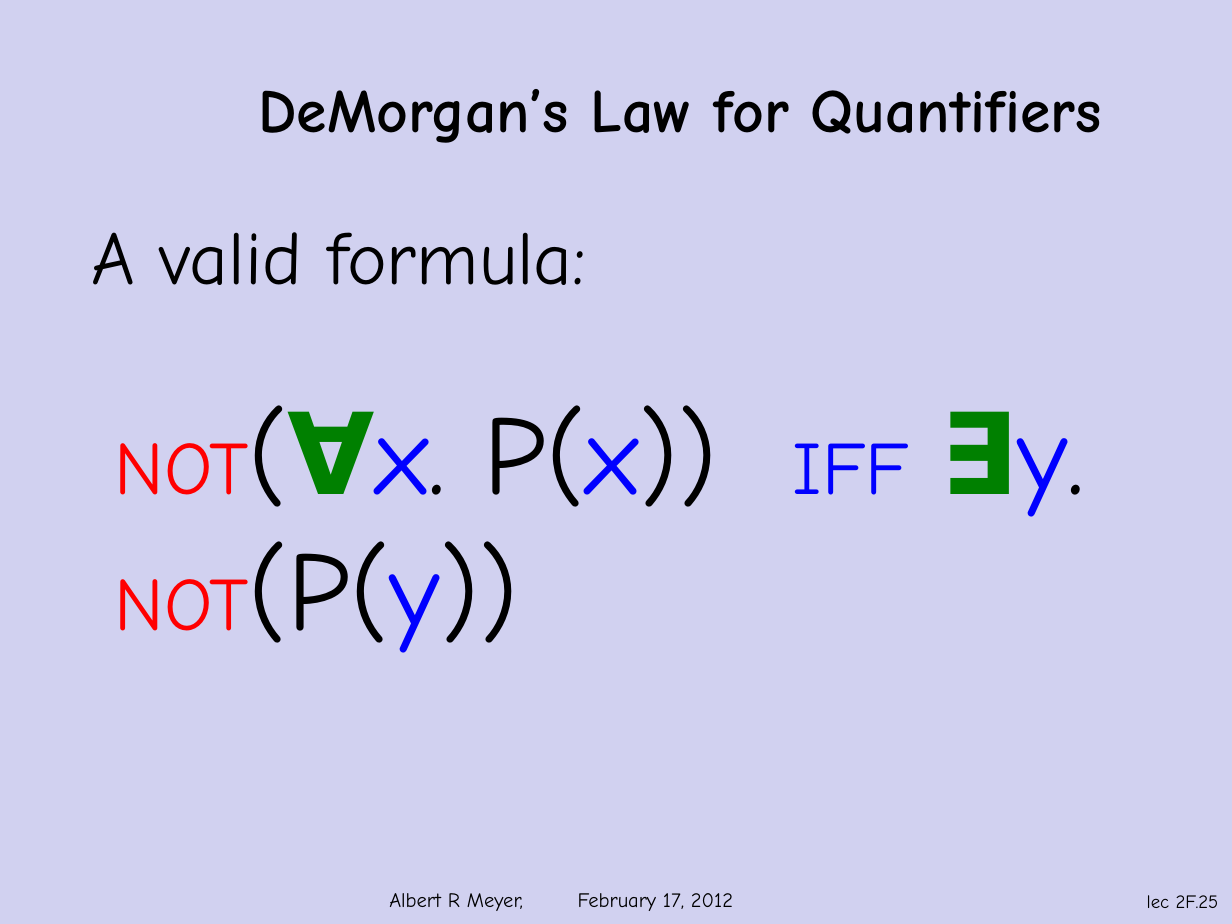
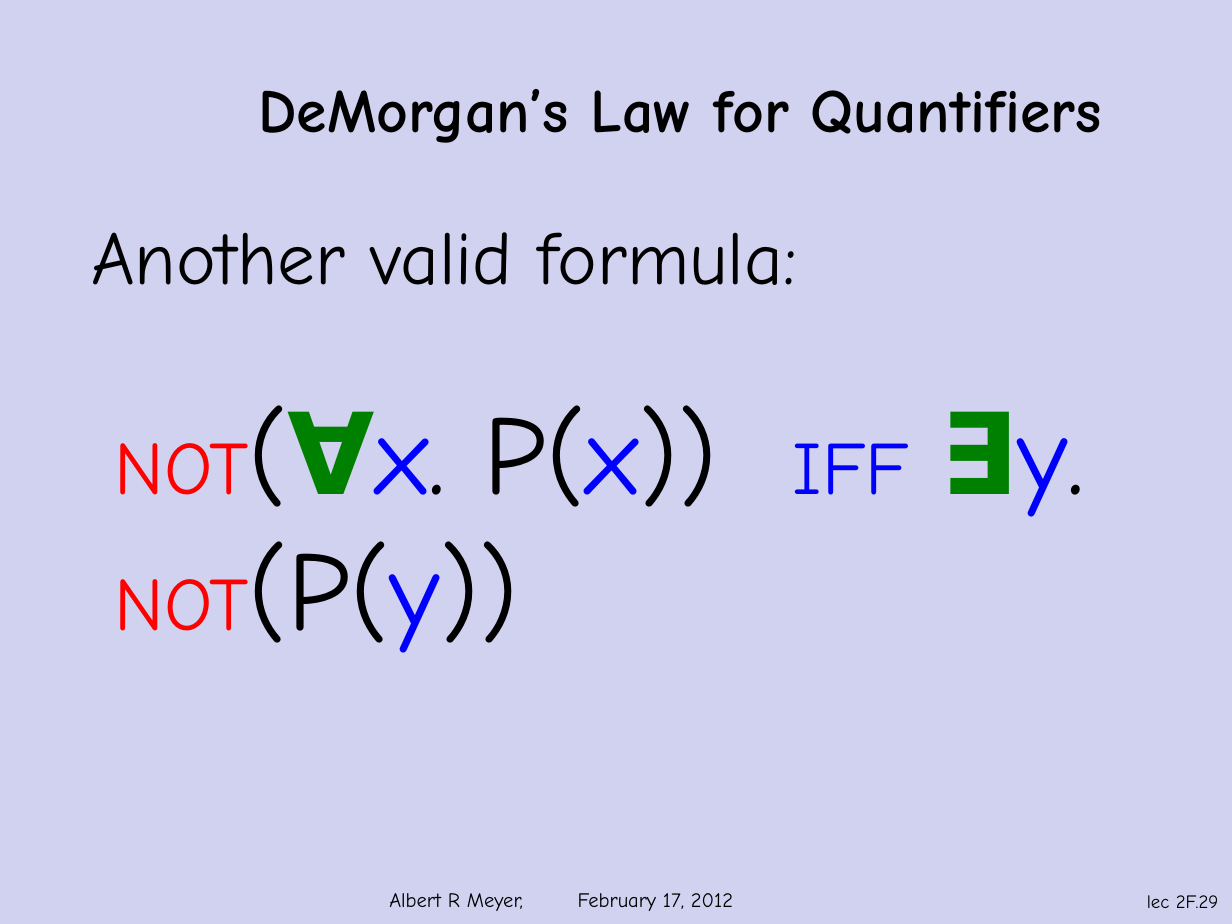
Before and after one commit to armeyer/mcs_web, a slide deck: slide 29 of spring12/slidesS12/slides2f.pptx (slide 25 before the commit). Drawn at 1232x924 pixels with LibreOffice and Linux fonts; fonts in the diff are those of the drawing; background and template pictures are left out. Boxes give left, top, right and bottom in pixels: in the first picture for what was removed or moved away, otherwise in the second. Text is boxed around its words. In the diff, an @@ line names an element or a change of style, - is before the commit and + after.

```diff
--- a/spring12/slidesS12/slides2f.pptx
+++ b/spring12/slidesS12/slides2f.pptx
@@ text at <box>91,232,797,285</box>: text changed @@
-A valid formula:
+Another valid formula:
@@ page number at <box>1147,895,1219,908</box>: text changed @@
-lec 2F.25
+lec 2F.29
```
Also in this commit, not shown: 8 other slides changed, 5 other files.
